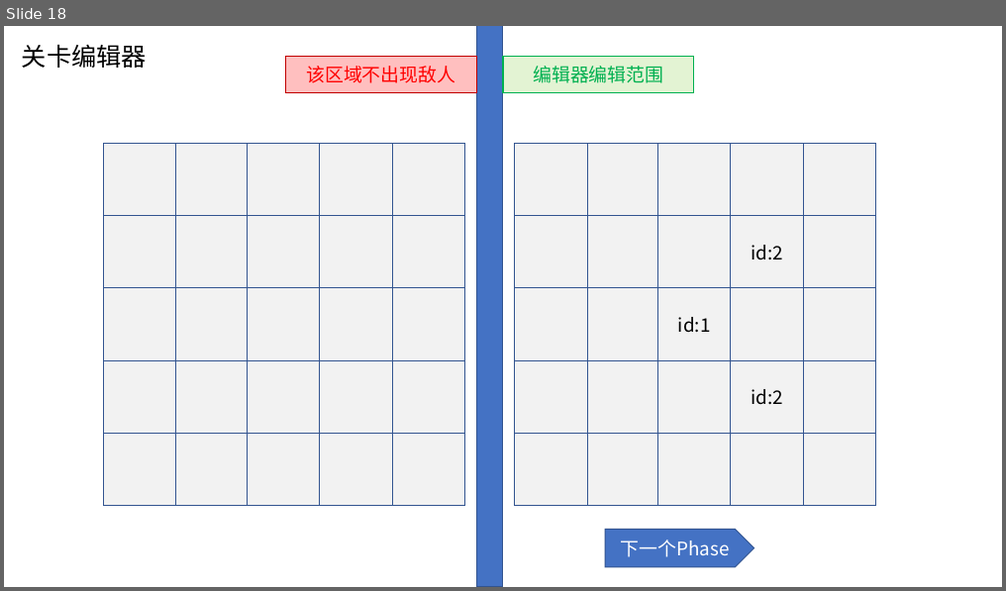
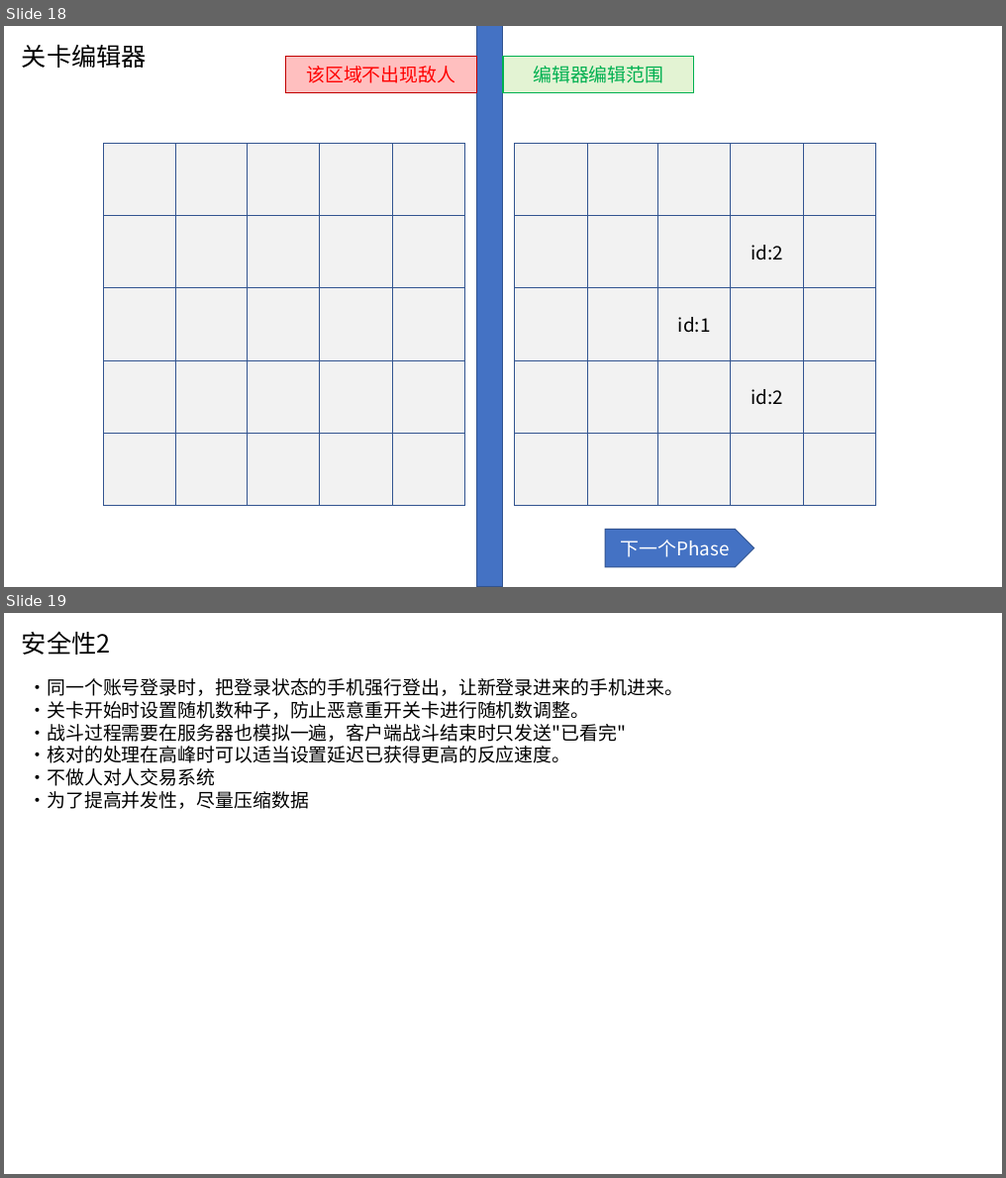
Before and after one commit to bluelaserpointer/CardGame, a slide deck: plan/抽卡手游.pptx. Shown one above the other, each under a label of ours: slide 18 before the commit, slides 18 and 19 after it. The pictures are 1006x591 and 1006x1178 pixels, drawn with LibreOffice and Linux fonts; fonts in the diff are those of the drawing. Boxes give left, top, right and bottom in pixels: in the first picture for what was removed or moved away, otherwise in the second. Text is boxed around its words. In the diff, an @@ line names an element or a change of style, - is before the commit and + after.

Commit message:
plan: 追加更多安全性问题对策

```diff
--- a/plan/抽卡手游.pptx
+++ b/plan/抽卡手游.pptx
@@ slide 19 added at (x1=4, y1=613, x2=1002, y2=1174), background #FFFFFF @@
@@ text added at (x1=22, y1=631, x2=111, y2=655), 24 pt, text #000000 @@
+安全性2
@@ text added at (x1=28, y1=678, x2=682, y2=809), 18 pt, text #000000 @@
+·同一个账号登录时，把登录状态的手机强行登出，让新登录进来的手机进来。
+·关卡开始时设置随机数种子，防止恶意重开关卡进行随机数调整。
+·战斗过程需要在服务器也模拟一遍，客户端战斗结束时只发送"已看完"
+·核对的处理在高峰时可以适当设置延迟已获得更高的反应速度。
+·不做人对人交易系统
+·为了提高并发性，尽量压缩数据
```
Also in this commit, not shown: 1 slide changed, 2 other slides added, 1 other file.
